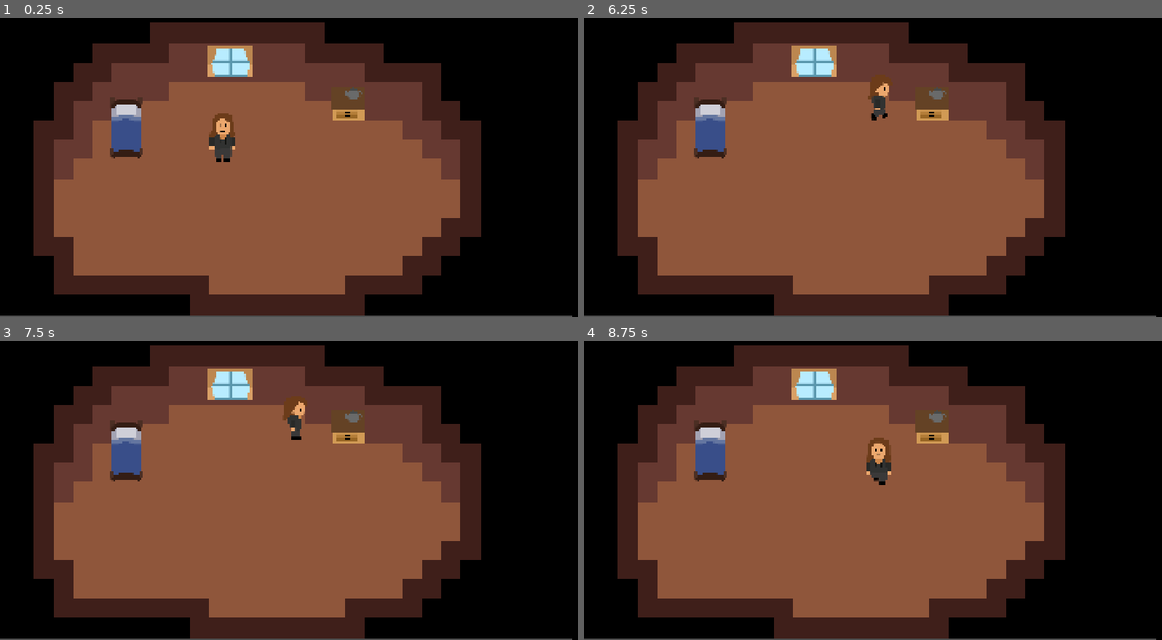
Above: before the commit, frames 1-4 (two rows, left to right).
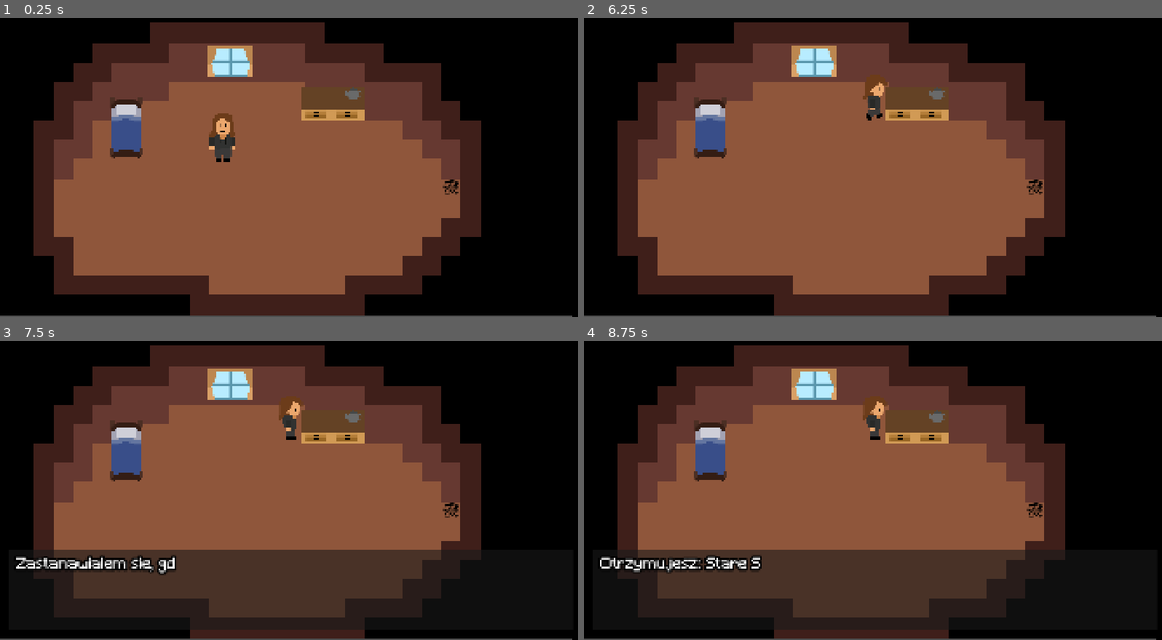
Above: after the commit, the same moments.

Repository: etper/pimpek-rpg-game
Game: Godot game, scene res://main.tscn
The game is run twice, just before and just after one commit, with the same random seed, the same clock (stepped at 60 frames per second) and the same inputs.
Inputs:
- Up to frame 1 (0.25 s): no input
- Up to frame 2 (6.25 s): tap Enter at 0.5 s; hold W (move_up) 0.53-2.03 s; tap Z (interact) at 0.6, 1.35, 2.3, 2.85, 3.6, 4.55, 5.1, 5.85 s; hold Shift (sprint) 2.03-2.78 s; hold A (move_left) 2.03-3.53 s; tap Space at 3.5 s; hold S (move_down) 3.53-4.28 s; hold D (move_right) 4.28-5.03 s; tap Shift (sprint) at 4.35 s; hold W (move_up) 5.03-5.78 s; hold D (move_right) from 5.78 s (still down)
- Up to frame 3 (7.5 s): keep holding D (move_right); hold Shift (sprint) 6.53-7.28 s; tap Z (interact) at 6.8, 7.35 s
- Up to frame 4 (8.75 s): release D (move_right) at 8.03 s; hold S (move_down) from 8.03 s (still down); tap Z (interact) at 8.1 s

The runs differ from the first frame. In frame 1, 0.4% of the frame differs, in the area x 52-80%, y 23-60%; in frame 2, 0.7%; in frame 3, 12%; in frame 4, 13%, in the area x 2-80%, y 20-93%.

Commit message:
conteeeeeeent

Diff:
--- a/main.tscn
+++ b/main.tscn
@@ -13,11 +13,14 @@
 [ext_resource type="Texture2D" uid="uid://43jgenmr14kj" path="res://sprites/kitchen countertop.png" id="11_efxa6"]
 [ext_resource type="Texture2D" uid="uid://dgc05q2fx6ilg" path="res://sprites/teapot.png" id="12_dg77c"]
 [ext_resource type="Script" uid="uid://dkkddgxrcrifg" path="res://scripts/events/dialogue_choice.gd" id="12_w48qg"]
+[ext_resource type="Script" uid="uid://b5ssf3oxs6qrq" path="res://scripts/events/add_item.gd" id="13_2cqfq"]
 [ext_resource type="Script" uid="uid://dat21hmcobdej" path="res://scripts/events/choice_event.gd" id="13_vivmo"]
 [ext_resource type="Script" uid="uid://defefeianjptd" path="res://scripts/events/wait_event.gd" id="15_2cqfq"]
 [ext_resource type="PackedScene" uid="uid://cp4unsyp7l3t0" path="res://scenes/game_menu.tscn" id="15_vivmo"]
 [ext_resource type="Script" uid="uid://blvf4hmy4m036" path="res://scripts/events/play_sound.gd" id="16_yaehf"]
 [ext_resource type="AudioStream" uid="uid://cfm4k56sps816" path="res://sfx/ding.wav" id="17_074og"]
+[ext_resource type="Script" uid="uid://e48rq7o4roy3" path="res://scripts/events/disable_interactable.gd" id="19_82xsv"]
+[ext_resource type="Texture2D" uid="uid://icrheki1yq2y" path="res://sprites/ants.png" id="21_getpj"]
 
 [sub_resource type="TileSetAtlasSource" id="TileSetAtlasSource_5vw27"]
 texture = ExtResource("1_5vw27")
@@ -124,11 +127,6 @@
 text = "Jak przyjemnie sie patrzy na to, co razem zbudowalismy"
 metadata/_custom_type_script = "uid://dqkdu1jl2bi1e"
 
-[sub_resource type="Resource" id="Resource_ycdy4"]
-script = ExtResource("8_kek77")
-text = "czajnik event"
-metadata/_custom_type_script = "uid://dqkdu1jl2bi1e"
-
 [sub_resource type="Resource" id="Resource_vivmo"]
 script = ExtResource("15_2cqfq")
 seconds = 3.0
@@ -137,6 +135,7 @@
 [sub_resource type="Resource" id="Resource_yaehf"]
 script = ExtResource("16_yaehf")
 sound = ExtResource("17_074og")
+volume_db = 1.0
 metadata/_custom_type_script = "uid://blvf4hmy4m036"
 
 [sub_resource type="Resource" id="Resource_cegan"]
@@ -148,11 +147,20 @@
 script = ExtResource("8_kek77")
 text = "Otrzymujesz: Herbata x1"
 metadata/_custom_type_script = "uid://dqkdu1jl2bi1e"
+
+[sub_resource type="Resource" id="Resource_d13ii"]
+script = ExtResource("13_2cqfq")
+item_id = "Herbata"
+metadata/_custom_type_script = "uid://b5ssf3oxs6qrq"
+
+[sub_resource type="Resource" id="Resource_getpj"]
+script = ExtResource("19_82xsv")
+metadata/_custom_type_script = "uid://e48rq7o4roy3"
 
 [sub_resource type="Resource" id="Resource_074og"]
 script = ExtResource("12_w48qg")
 text = "Tak"
-events = Array[ExtResource("7_5vw27")]([SubResource("Resource_vivmo"), SubResource("Resource_yaehf"), SubResource("Resource_cegan"), SubResource("Resource_82xsv")])
+events = Array[ExtResource("7_5vw27")]([SubResource("Resource_vivmo"), SubResource("Resource_yaehf"), SubResource("Resource_cegan"), SubResource("Resource_82xsv"), SubResource("Resource_d13ii"), SubResource("Resource_getpj")])
 metadata/_custom_type_script = "uid://dkkddgxrcrifg"
 
 [sub_resource type="Resource" id="Resource_2cqfq"]
@@ -165,6 +173,25 @@
 question = "Chcesz podgrzac wode na herbate?"
 choices = Array[ExtResource("12_w48qg")]([SubResource("Resource_074og"), SubResource("Resource_2cqfq")])
 metadata/_custom_type_script = "uid://dat21hmcobdej"
+
+[sub_resource type="Resource" id="Resource_ryguw"]
+script = ExtResource("8_kek77")
+text = "Zastanawialem sie, gdzie to zostawilem!"
+metadata/_custom_type_script = "uid://dqkdu1jl2bi1e"
+
+[sub_resource type="Resource" id="Resource_0odxb"]
+script = ExtResource("13_2cqfq")
+item_id = "Stare Skarpetki"
+metadata/_custom_type_script = "uid://b5ssf3oxs6qrq"
+
+[sub_resource type="Resource" id="Resource_1u8w0"]
+script = ExtResource("8_kek77")
+text = "Otrzymujesz: Stare Skarpetki x1"
+metadata/_custom_type_script = "uid://dqkdu1jl2bi1e"
+
+[sub_resource type="Resource" id="Resource_lswn8"]
+script = ExtResource("19_82xsv")
+metadata/_custom_type_script = "uid://e48rq7o4roy3"
 
 [node name="Main" type="Node2D" unique_id=1148531345]
 
@@ -248,8 +275,9 @@
 
 [node name="Teapot" parent="." unique_id=938820674 instance=ExtResource("3_h2yge")]
 position = Vector2(1164, 343)
+scale = Vector2(0.9804458, 1.0265125)
 sprite = ExtResource("12_dg77c")
-events = Array[ExtResource("7_5vw27")]([SubResource("Resource_ycdy4"), SubResource("Resource_w48qg")])
+events = Array[ExtResource("7_5vw27")]([SubResource("Resource_w48qg")])
 
 [node name="Sprite2D" parent="Teapot" index="0" unique_id=122994009]
 texture = ExtResource("12_dg77c")
@@ -262,5 +290,34 @@
 position = Vector2(-16, -1)
 scale = Vector2(0.8, 1)
 
+[node name="KitchenCountertop2" parent="." unique_id=2022065344 instance=ExtResource("3_h2yge")]
+position = Vector2(1046, 377)
+sprite = ExtResource("11_efxa6")
+events = Array[ExtResource("7_5vw27")]([SubResource("Resource_ryguw"), SubResource("Resource_0odxb"), SubResource("Resource_1u8w0"), SubResource("Resource_lswn8")])
+
+[node name="Sprite2D" parent="KitchenCountertop2" index="0" unique_id=122994009]
+texture = ExtResource("11_efxa6")
+
+[node name="Collision" parent="KitchenCountertop2/StaticBody2D" parent_id_path=PackedInt32Array(2022065344, 1564942911) index="0" unique_id=451810197]
+scale = Vector2(0.82622784, 0.4734029)
+
+[node name="InteractShape" parent="KitchenCountertop2" index="2" unique_id=931893703]
+scale = Vector2(0.7243127, 0.46538842)
+
+[node name="Ants" parent="." unique_id=531114189 instance=ExtResource("3_h2yge")]
+position = Vector2(1489, 651)
+sprite = ExtResource("21_getpj")
+
+[node name="Sprite2D" parent="Ants" index="0" unique_id=122994009]
+texture = ExtResource("21_getpj")
+
+[node name="Collision" parent="Ants/StaticBody2D" parent_id_path=PackedInt32Array(531114189, 1564942911) index="0" unique_id=451810197]
+scale = Vector2(0.43999022, 0.44)
+
+[node name="InteractShape" parent="Ants" index="2" unique_id=931893703]
+scale = Vector2(0.4748381, 0.45600843)
+
 [editable path="Bed"]
 [editable path="Teapot"]
+[editable path="KitchenCountertop2"]
+[editable path="Ants"]
--- /dev/null
+++ b/scripts/events/disable_interactable.gd
@@ -0,0 +1,11 @@
+extends EventCommand
+class_name DisableInteractableEvent
+
+func execute(context):
+	if context:
+		context.monitoring = false
+		context.monitorable = false
+
+		var shape: CollisionShape2D = context.get_node("InteractShape")
+		if shape:
+			shape.disabled = true
--- a/scripts/events/play_sound.gd
+++ b/scripts/events/play_sound.gd
@@ -20,5 +20,7 @@
 
 	if wait_until_finished:
 		await player.finished
+	else:
+		await player.finished
 
 	player.queue_free()
--- /dev/null
+++ b/scripts/events/remove_interactable.gd
@@ -0,0 +1,6 @@
+extends EventCommand
+class_name RemoveInteractableEvent
+
+func execute(context):
+	if context:
+		context.queue_free()
Not shown, added: scripts/events/disable_interactable.gd.uid
Not shown, added: scripts/events/remove_interactable.gd.uid
Binary file added: sprites/ants.png
Not shown, added: sprites/ants.png.import
